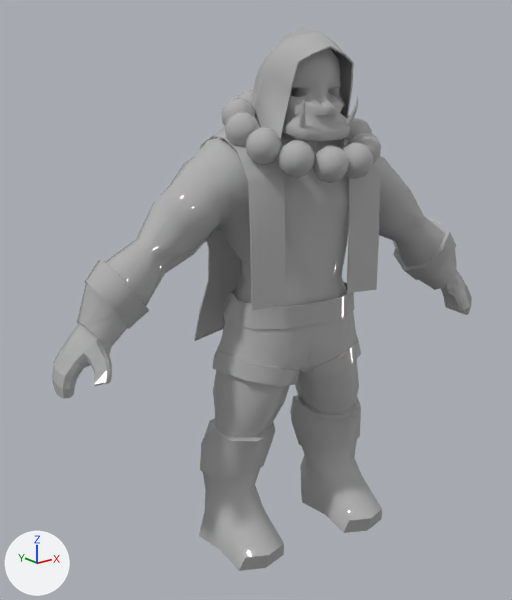
Renders of the FBX model 졸업 작품 모델링/작업/애니메이션 작업/오크 주술사 대기.fbx from each side of a commit.
Before and after are seen from a camera (50 mm lens) standing at (-0.0591, -0.0686, 0.0575) and looking at (-0.0018, 0.0031, 0.0288). The lights are fixed; the arrows at lower left show +X, +Y and +Z. Where no turn or scale is listed for an object, it has been applied to the vertices.

The older version as bpy lines, for what is in view:
```python
me_mesh = bpy.data.meshes.new('Mesh')
me_mesh.from_pydata(...)  # 2376 vertices, 4589 faces; spans x -1.05..0.92, y -0.03..6.85, z -3.24..3.24
# faces by material slot: [1200, 1469, 1920]
me_mesh.materials.append(mat_material__26)  # grey #b2b2b2
me_mesh.materials.append(mat_material__26_001)  # grey #b2b2b2
me_mesh.materials.append(mat_material__26_002)  # grey #b2b2b2
me_mesh_001 = bpy.data.meshes.new('Mesh.001')
me_mesh_001.from_pydata(...)  # 746 vertices, 862 faces; spans x -0.01..0.01, y -0.0093..0.0093, z -0.0052..0.0052
me_mesh_001.materials.append(mat_material__26_001)  # grey #b2b2b2
ob_object001 = bpy.data.objects.new('Object001', me_mesh_001)
ob_object001.location = (0.0019, -0.0014, 0.0509)
ob_sphere002 = bpy.data.objects.new('Sphere002', me_mesh)
ob_sphere002.location = (0.0022, 0.0005, -0.0053)
ob_sphere002.rotation_euler = (1.571, 0.0, -1.739)  # degrees (90, 0, -100)
ob_sphere002.scale = (0.01, 0.01, 0.01)
```
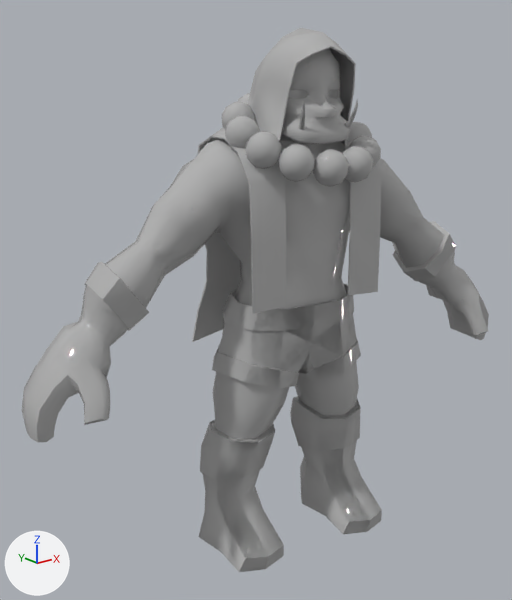
Commit message: 오크 주술사 애니메이션 수정

Boxes (x1, y1, x2, y2) around the edits, measured in the pictures (512 x 600 px; the box of a moved part takes in the faces that stretch with it):
'Sphere002', reshaped, moved, turned, rescaled
    before: (52, 28, 472, 571)
    after: (22, 28, 489, 572)
'Object001', moved
    before: (221, 90, 381, 183)
    after: (222, 93, 381, 187)
part 1 of me_mesh, added
    after: (216, 289, 361, 388)
part 2 of me_mesh, added
    after: (210, 420, 284, 572)
part 3 of me_mesh, added
    after: (293, 396, 382, 534)
part 4 of me_mesh, added
    after: (299, 100, 305, 130)
part 5 of me_mesh, added
    after: (346, 101, 358, 128)
part 6 of me_mesh, built on
    before: (194, 28, 380, 341)
    after: (192, 28, 381, 342)
part 7 of me_mesh, moved or reshaped
    before: (52, 283, 128, 398)
    after: (419, 250, 489, 340)
part 8 of me_mesh, moved or reshaped
    before: (419, 249, 472, 315)
    after: (22, 285, 128, 442)

The change, as a list of edits to the scene's bpy script:
```text
Change me_mesh:
    used by ob_sphere002; location = (0.0022, 0.0005, -0.0053); rotation_euler = (1.571, 0.0, -1.739), in degrees (90, 0, -100); scale = (0.01, 0.01, 0.01)
    remove me_mesh.from_pydata(...)  # 2376 vertices, 4589 faces; spans x -1.05..0.92, y -0.03..6.85, z -3.24..3.24
    add me_mesh.from_pydata(...)  # 3686 vertices, 7206 faces; spans x -1.08..0.92, y -0.03..6.88, z -3.61..3.61
    me_mesh part 1: the loose piece of 129 vertices spanning x -0.72..0.61, y 2.31..3.55, z -1.17..1.17 is copied, and the copy is mirrored in z about its middle; it spans x -0.72..0.61, y 2.31..3.55, z -1.17..1.17
    me_mesh part 2: the loose piece of 70 vertices spanning x -0.7..0.92, y -0.03..1.76, z 0.19..1.36 is copied, and the copy is mirrored in z about the mesh origin; it spans x -0.7..0.92, y -0.03..1.76, z -1.36..-0.19
    me_mesh part 3: the loose piece of 70 vertices spanning x -0.7..0.92, y -0.03..1.76, z -1.36..-0.19 is copied, and the copy is mirrored in z about the mesh origin; it spans x -0.7..0.92, y -0.03..1.76, z 0.19..1.36
    me_mesh part 4: the loose piece of 37 vertices spanning x 0.67..0.83, y 5.71..6.07, z 0.27..0.39 is copied, and the copy is mirrored in z about the mesh origin; it spans x 0.67..0.83, y 5.71..6.07, z -0.39..-0.27
    me_mesh part 5: the loose piece of 37 vertices spanning x 0.67..0.83, y 5.71..6.07, z -0.39..-0.27 is copied, and the copy is mirrored in z about the mesh origin; it spans x 0.67..0.83, y 5.71..6.07, z 0.27..0.39
    me_mesh part 6: 111 vertices moved from x -1.05..0.78, y 2.79..6.85, z -1.15..1.15 to x -1.06..0.78, y 2.79..6.86, z -1.15..1.15; 48 vertices removed from x -1.03..0.75, y 2.78..6.53, z -1.14..1.14; 1077 vertices added at x -1.08..0.8, y 2.79..6.88, z -1.16..1.16
    me_mesh part 7: 124 vertices removed from x -0.26..0.53, y 2.72..3.55, z 2.56..3.24; 131 vertices added at x -0.43..0.75, y 2.28..3.89, z 2.36..3.61
    me_mesh part 8: 124 vertices removed from x -0.26..0.53, y 2.72..3.55, z -3.24..-2.56; 131 vertices added at x -0.43..0.75, y 2.28..3.89, z -3.61..-2.36
Change ob_object001:
    ob_object001.location: (0.0019, -0.0014, 0.0509) -> (0.0019, -0.0014, 0.0505)
Change ob_sphere002:
    ob_sphere002.location: (0.0022, 0.0005, -0.0053) -> (0.0022, 0.0006, -0.0055)
    ob_sphere002.rotation_euler: (1.571, 0.0, -1.739) -> (-1.571, 0.0, 1.402)  # degrees (90, 0, -100) -> degrees (-90, 0, 80)
    ob_sphere002.scale: (0.01, 0.01, 0.01) -> (-0.01, -0.01, -0.01)
```
